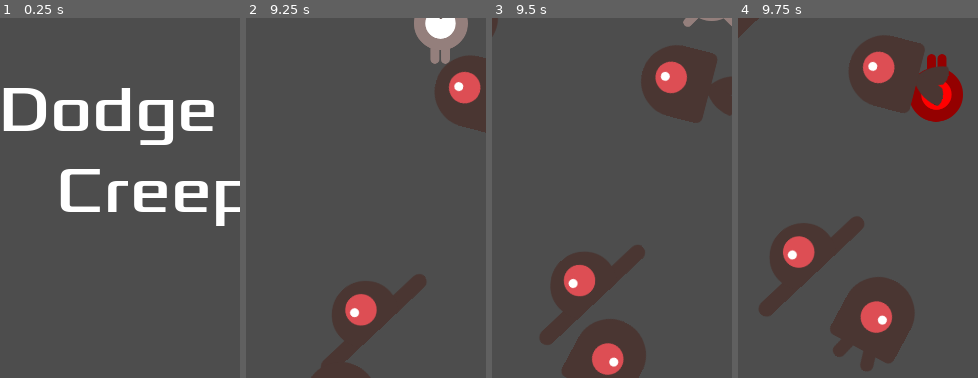
Above: before the commit, frames 1-4 (left to right).
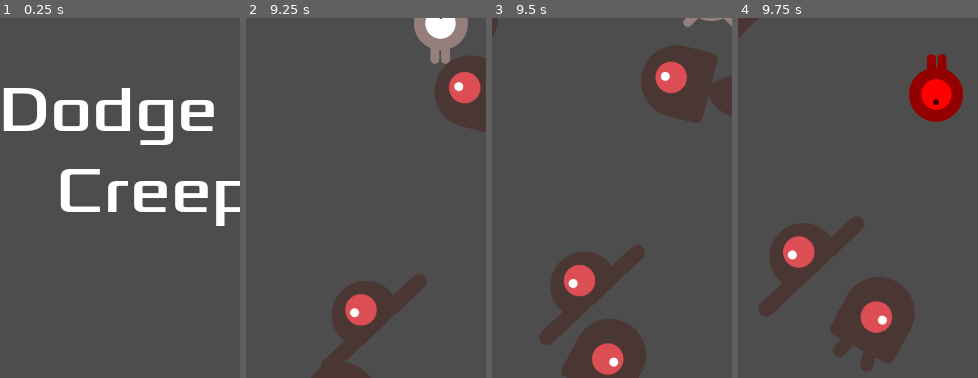
Above: after the commit, the same moments.

Repository: EnriqueSoria/GodotTutorial
Game: Godot game, scene res://main.tscn
Same seed, same stepped clock (60 frames per second), same inputs: the game is played once before the commit and once after it.
Inputs (mouse positions are % of the whole screen's width and height, from its top left):
- Up to frame 1 (0.25 s): no input
- Up to frame 2 (9.25 s): click "Start" at 0.5 s; move the mouse to (72, 45) at 1.27 s; move the mouse to (30, 55) at 2.02 s; move the mouse to (60, 28) at 2.77 s; move the mouse to (45, 70) at 3.52 s; move the mouse to (80, 65) at 4.27 s; move the mouse to (20, 35) at 5.02 s; move the mouse to (55, 50) at 5.77 s; move the mouse to (35, 25) at 6.52 s; move the mouse to (72, 45) at 7.27 s; move the mouse to (30, 55) at 8.02 s; move the mouse to (60, 28) at 8.77 s
- Up to frame 3 (9.5 s): no input
- Up to frame 4 (9.75 s): move the mouse to (45, 70) at 9.52 s
The pictures show only the part of the screen within x 14-64%, y 32-82%; the shares and areas given below are measured in that part.

Frames 1-3 are identical in both runs. In frame 4, 6.1% of the frame differs, in the area x 46-88%, y 5-27%.

Commit message:
Hide the mob when hitting it

Diff:
--- a/player.gd
+++ b/player.gd
@@ -15,6 +15,9 @@
 
 func _on_body_entered(_body):
 	lifes -= 1
+
+	# Hide the mob
+	_body.hide()
 
 	if is_dead():
 		hide() # Player disappears after being hit.
